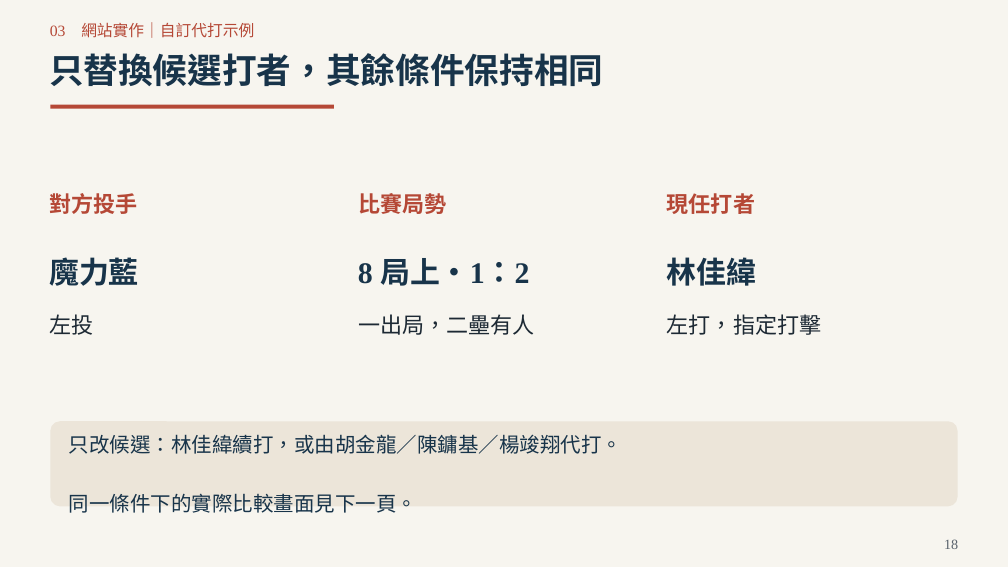
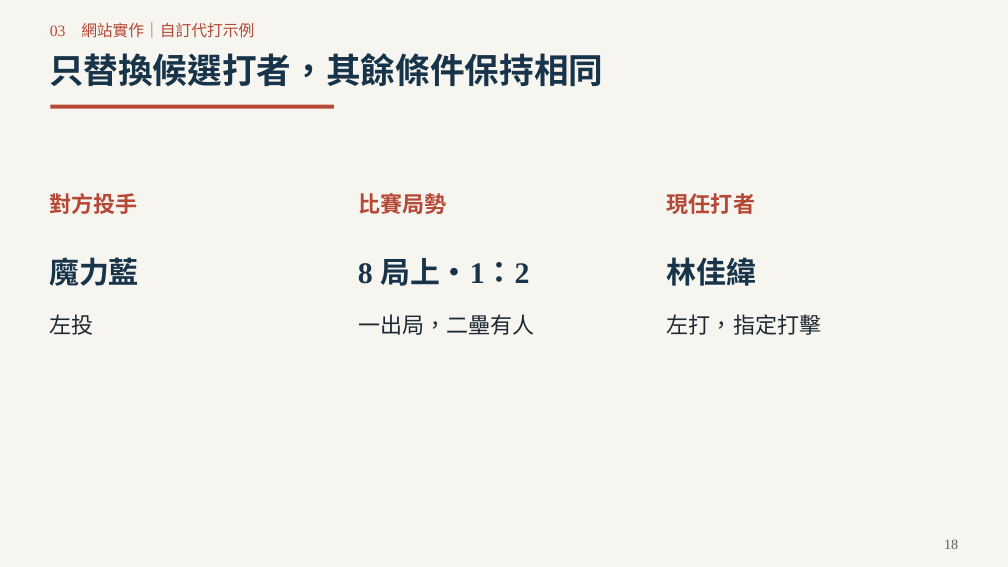
Before and after one commit to Da-Xiong-Chen/baseball_project, a slide deck: slide 18 of presentations/competition-2026/一球兩面_正式競賽版_40頁_評審閱讀優化_20261020.pptx. Drawn at 1008x567 pixels with LibreOffice and Linux fonts; fonts in the diff are those of the drawing. Boxes give left, top, right and bottom in pixels: in the first picture for what was removed or moved away, otherwise in the second. Text is boxed around its words. In the diff, an @@ line names an element or a change of style, - is before the commit and + after.

```diff
--- a/presentations/competition-2026/一球兩面_正式競賽版_40頁_評審閱讀優化_20261020.pptx
+++ b/presentations/competition-2026/一球兩面_正式競賽版_40頁_評審閱讀優化_20261020.pptx
@@ rounded rectangle removed at bbox=[51, 421, 958, 506] @@
@@ text removed at bbox=[68, 434, 622, 513] @@
-只改候選：林佳緯續打，或由胡金龍／陳鏞基／楊竣翔代打。
-同一條件下的實際比較畫面見下一頁。
```
Also in this commit, not shown: 7 other slides changed, 4 other files.
